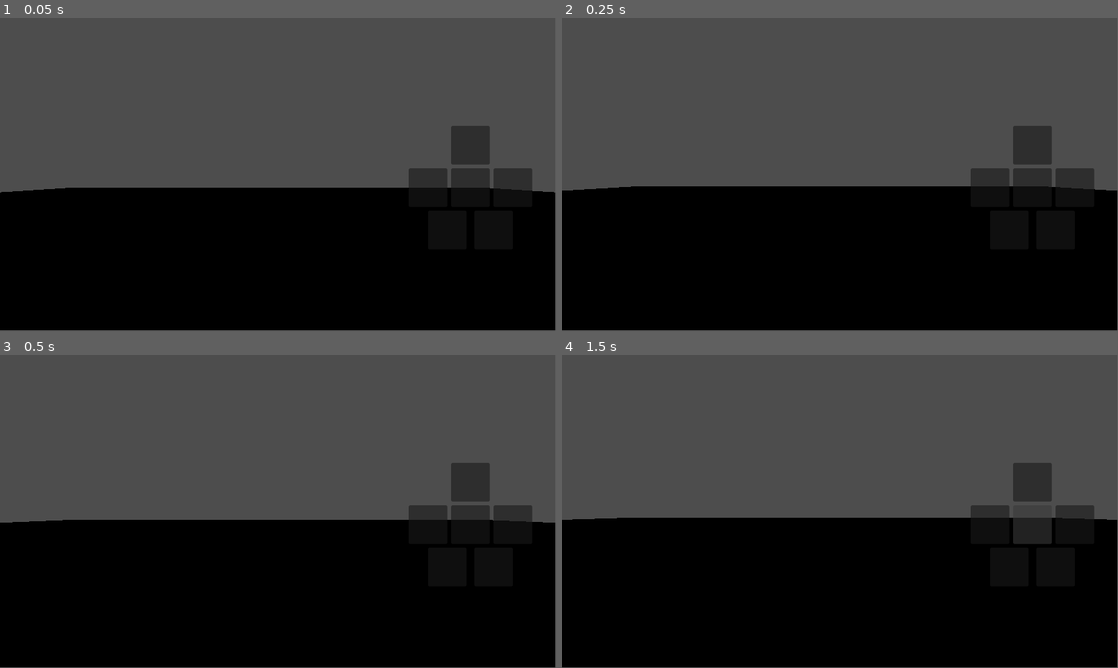
Above: before the commit, frames 1-4 (two rows, left to right).
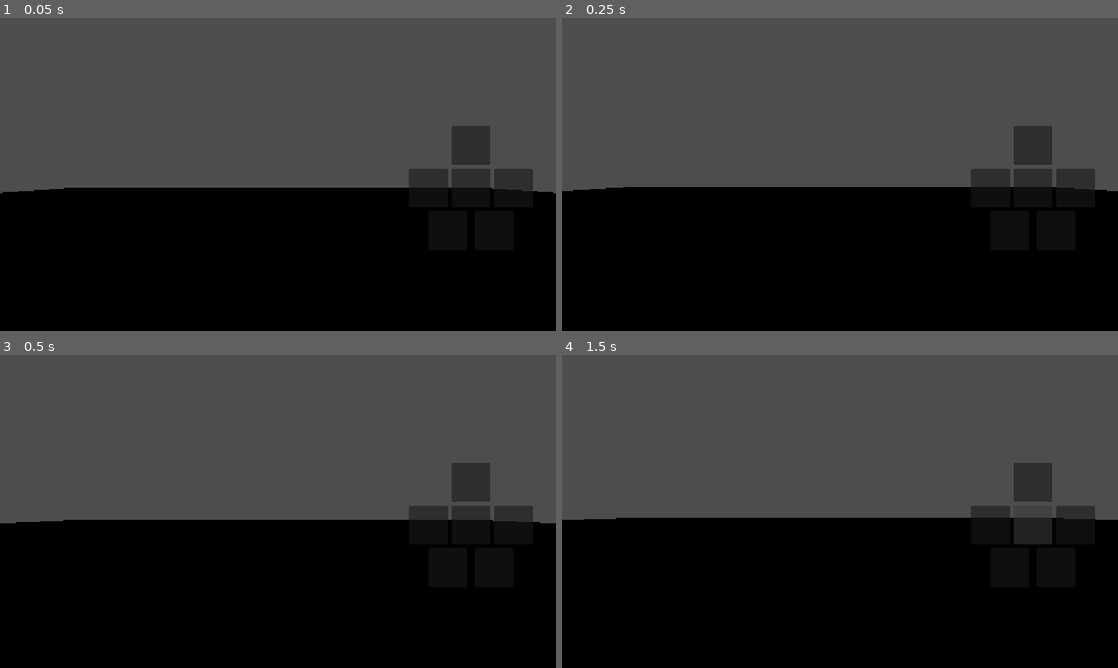
Above: after the commit, the same moments.

Repository: TristanBumpus/wild_jam_94
Game: Godot game, scene res://Levels/test_world.tscn
Same seed, same stepped clock (60 frames per second), same inputs: the game is played once before the commit and once after it.
Inputs (mouse positions are in pixels of both pictures, inside the frame that each line leads up to):
- Up to frame 1 (0.05 s): no input
- Up to frame 2 (0.25 s): no input
- Up to frame 3 (0.5 s): no input
- Up to frame 4 (1.5 s): click (1034, 483) at 0.5 s; click (1034, 524) at 1.25 s
In our replay, the window is 799x449 before the commit and 800x450 after it. These sizes can differ from the game's own. Grey fills any space a smaller window leaves; there, only what the larger window draws over its background counts as a difference.

The runs differ from the first frame. In frame 1, 0.1% of the frame differs, in the area x 0-100%, y 0-56%; in frame 2, 0.3%; in frame 3, 0.1%; in frame 4, 0.1%.

Commit message:
limb stuff

Diff:
--- a/Entitites/limbs/test_limb.tscn
+++ b/Entitites/limbs/test_limb.tscn
@@ -16,7 +16,8 @@
 freeze_mode = 1
 script = ExtResource("1_5ah0y")
 limb_name = "Spider Leg"
-damage = 2
+limb_desc = "Basic attacks "
+damage = 5
 speed = 2
 metadata/_custom_type_script = "uid://1ncxcw86231v"
 
--- a/Scripts/billboard.gd
+++ b/Scripts/billboard.gd
@@ -1,4 +1,4 @@
-extends Sprite3D
+extends Node3D
 
 
 
--- a/Scripts/limb.gd
+++ b/Scripts/limb.gd
@@ -3,6 +3,8 @@
 class_name limb
 
 @export_enum("head","arm","leg", "torso") var type = 1
+@export_enum("head","arm","leg", "torso","none") var type_2 = 1
+@export_enum("lef","right") var side = 1
 
 @export var animation_name = ""
 @export var limb_name = "limb"
@@ -21,27 +23,43 @@
 
 # Called when the node enters the scene tree for the first time.
 func _ready() -> void:
-	if type == 0:
+	if type == 0 or type_2 == 0:
 		$CanvasLayer/Control/Node2D/head.disabled = false
 
-	if type == 1:
+	if type == 1 or type_2 == 1:
 		$CanvasLayer/Control/Node2D/left_arm.disabled = false
 		$CanvasLayer/Control/Node2D/right_arm.disabled = false
 
-	if type == 2:
+	if type == 2 or type_2 == 2:
 		$CanvasLayer/Control/Node2D/left_leg.disabled = false
 		$CanvasLayer/Control/Node2D/right_leg.disabled = false
 
-	if type == 3:
+	if type == 3 or type_2 == 3:
 		$CanvasLayer/Control/Node2D/torso.disabled = false
 
-	$billboard/desc.text = limb_name
+	damage = snapped(damage * randf_range(.8,1.2), .01)
+	hp = snapped(hp * randf_range(.8,1.2), .01)
+	speed = snapped(speed * randf_range(.8,1.2),.01)
+
+	$billboard/title.text = limb_name
+	$billboard/desc.text = "Damage " + str(damage) + "\n" + "Hp " + str(hp) + "\n" + "Speed " + str(speed) + "\n" + limb_desc
 
 	player = get_tree().get_first_node_in_group("player")
 
 
 # Called every frame. 'delta' is the elapsed time since the previous frame.
 func _process(delta: float) -> void:
+
+	if get_parent() != get_tree().current_scene:
+		freeze = true
+	else:
+		freeze = false
+
+	if side == 0:
+		scale = Vector3(-1,-1,-1)
+	if side == 1:
+		scale = Vector3(1,1,1)
+
 	if $billboard.visible:
 		if Input.is_action_just_pressed("f"):
 			$CanvasLayer.visible = true
@@ -61,6 +79,7 @@
 	global_position = Vector3.ZERO
 	Input.mouse_mode = Input.MOUSE_MODE_CAPTURED
 	$CanvasLayer.visible = false
+	side = 1
 	player.limb_checker()
 
 
@@ -69,6 +88,7 @@
 	global_position = Vector3.ZERO
 	Input.mouse_mode = Input.MOUSE_MODE_CAPTURED
 	$CanvasLayer.visible = false
+	side = 0
 	player.limb_checker()
 
 
@@ -93,6 +113,7 @@
 	global_position = Vector3.ZERO
 	Input.mouse_mode = Input.MOUSE_MODE_CAPTURED
 	$CanvasLayer.visible = false
+	side = 1
 	player.limb_checker()
 
 
@@ -100,4 +121,5 @@
 	reparent(player.get_node("body/left_leg"))
 	global_position = Vector3.ZERO
 	Input.mouse_mode = Input.MOUSE_MODE_CAPTURED
+	side = 0
 	$CanvasLayer.visible = false
--- a/Scripts/player.gd
+++ b/Scripts/player.gd
@@ -47,10 +47,50 @@
 		$AnimationPlayer.play("attack")
 
 func limb_checker():
+	if $body/head.get_child(0) != last_limbs[0]:
+		if last_limbs[0] != null:
+			max_hp -= last_limbs[0].hp
+			speed -= last_limbs[0]
+		last_limbs[0] = $body/head.get_child(0)
+		max_hp += $body/head.get_child(0).hp
+		speed += $body/head.get_child(0).speed
+	if $body/torso.get_child(0) != last_limbs[1]:
+		if last_limbs[1] != null:
+			max_hp -= last_limbs[1].hp
+			speed -= last_limbs[1]
+		last_limbs[0] = $body/torso.get_child(0)
+		max_hp += $body/torso.get_child(0).hp
+		speed += $body/torso.get_child(0).speed
+
 	if $body/left_arm.get_child(0) != last_limbs[2]:
-		if last_limbs != null:
+		if last_limbs[2] != null:
 			max_hp -= last_limbs[2].hp
+			speed -= last_limbs[2]
 		last_limbs[0] = $body/left_arm.get_child(0)
+		max_hp += $body/left_arm.get_child(0).hp
+		speed += $body/left_arm.get_child(0).speed
+	if $body/right_arm.get_child(0) != last_limbs[3]:
+		if last_limbs[3] != null:
+			max_hp -= last_limbs[3].hp
+			speed -= last_limbs[3]
+		last_limbs[0] = $body/right_arm.get_child(0)
+		max_hp += $body/right_arm.get_child(0).hp
+		speed += $body/right_arm.get_child(0).speed
+
+	if $body/left_leg.get_child(0) != last_limbs[4]:
+		if last_limbs[4] != null:
+			max_hp -= last_limbs[4].hp
+			speed -= last_limbs[4]
+		last_limbs[0] = $body/left_leg.get_child(0)
+		max_hp += $body/left_leg.get_child(0).hp
+		speed += $body/left_leg.get_child(0).speed
+	if $body/right_leg.get_child(0) != last_limbs[5]:
+		if last_limbs[5] != null:
+			max_hp -= last_limbs[5].hp
+			speed -= last_limbs[5]
+		last_limbs[0] = $body/right_leg.get_child(0)
+		max_hp += $body/right_leg.get_child(0).hp
+		speed += $body/right_leg.get_child(0).speed
 
 
 func _unhandled_input(event):
--- a/UI/billboard.tscn
+++ b/UI/billboard.tscn
@@ -3,27 +3,33 @@
 [ext_resource type="Script" uid="uid://bv2cxefikbdij" path="res://Scripts/billboard.gd" id="1_8rsd6"]
 
 [sub_resource type="Gradient" id="Gradient_8rsd6"]
-colors = PackedColorArray(0, 0, 0, 1, 0, 1, 1, 1)
+colors = PackedColorArray(1, 0, 0, 1, 0, 1, 0, 1)
 
 [sub_resource type="GradientTexture2D" id="GradientTexture2D_3drgr"]
 gradient = SubResource("Gradient_8rsd6")
 
-[node name="billboard" type="Sprite3D" unique_id=1397176609]
+[node name="billboard" type="Node3D" unique_id=548411036]
+script = ExtResource("1_8rsd6")
+
+[node name="Sprite3D" type="Sprite3D" parent="." unique_id=173818548]
+transform = Transform3D(2, 0, 0, 0, 2, 0, 0, 0, 2, 0, 0, 0)
 billboard = 1
 render_priority = -1
 texture = SubResource("GradientTexture2D_3drgr")
-script = ExtResource("1_8rsd6")
 
 [node name="title" type="Label3D" parent="." unique_id=1773557127]
-transform = Transform3D(1, 0, 0, 0, 1, 0, 0, 0, 1, 0, 0.23706445, 0)
+offset = Vector2(0, 90)
 billboard = 1
 text = "Title"
 
 [node name="desc" type="Label3D" parent="." unique_id=1557866945]
+offset = Vector2(-100, 70)
 billboard = 1
-text = "Hello"
+text = "Hello "
+horizontal_alignment = 0
+vertical_alignment = 0
 
 [node name="interactible" type="Label3D" parent="." unique_id=511200716]
-transform = Transform3D(1, 0, 0, 0, 1, 0, 0, 0, 1, 0, 0.22987163, 0.25736293)
+offset = Vector2(-100, 100)
 billboard = 1
 text = "F"
--- a/project.godot
+++ b/project.godot
@@ -18,6 +18,10 @@
 [autoload]
 
 global="*uid://gcmlerlcdl1e"
+
+[display]
+
+window/stretch/mode="canvas_items"
 
 [file_customization]
 
